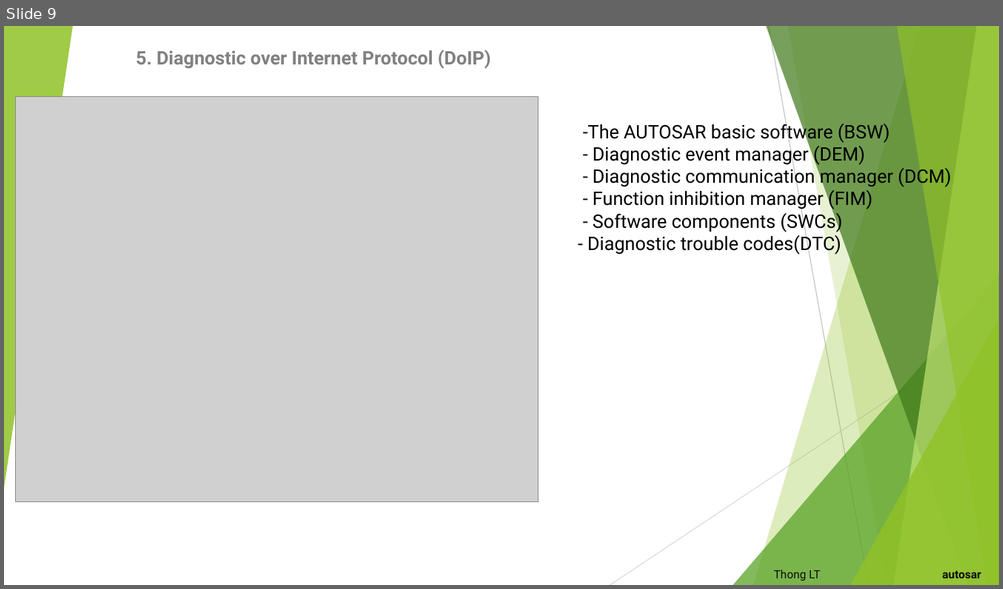
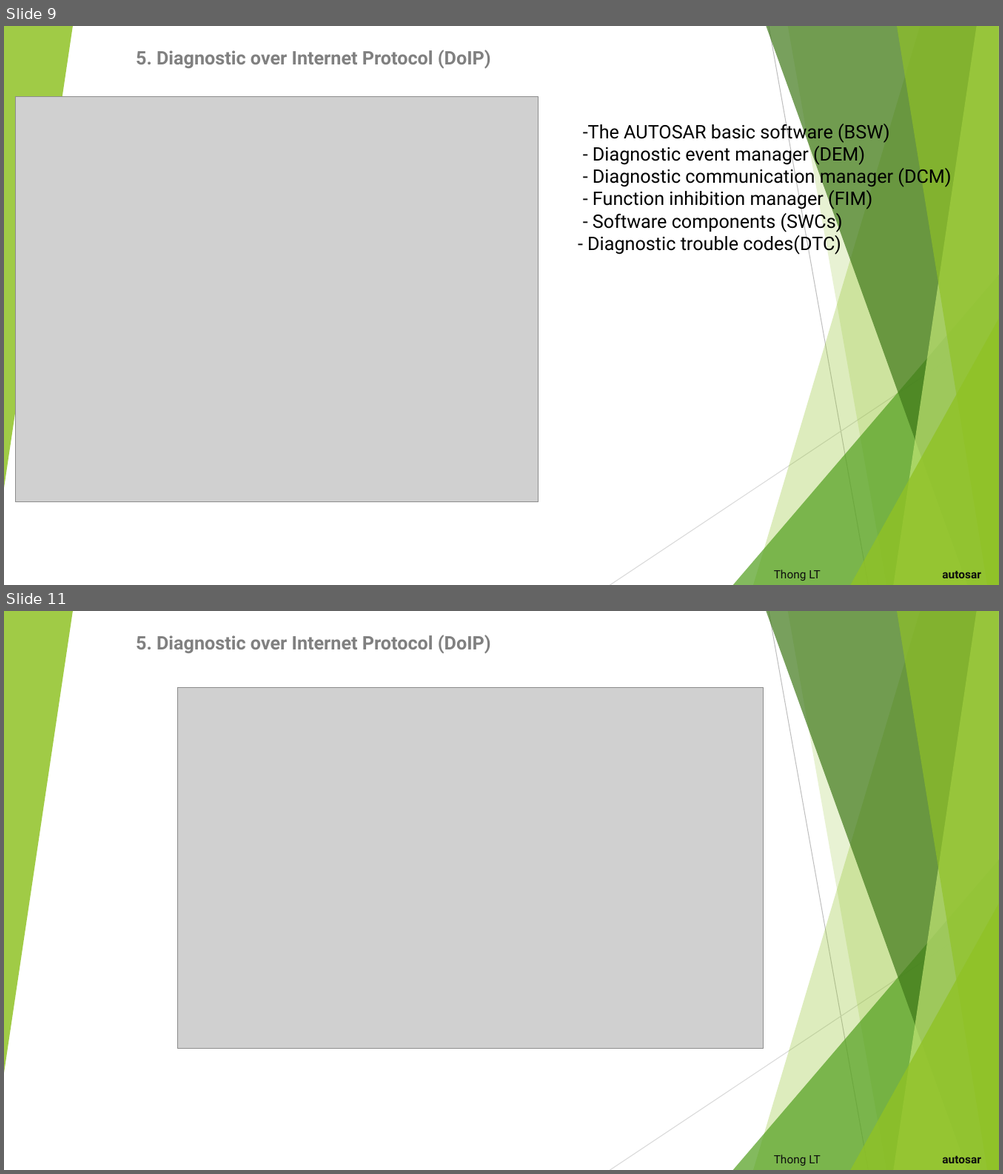
Before and after one commit to letrthong/autosar, a slide deck: Autosar.pptx. Shown one above the other, each under a label of ours: slide 9 before the commit, slides 9 and 11 after it; the slides between them are not shown. The pictures are 1003x589 and 1003x1174 pixels, drawn with LibreOffice and Linux fonts; fonts in the diff are those of the drawing; grey boxes stand for pictures. Boxes give left, top, right and bottom in pixels: in the first picture for what was removed or moved away, otherwise in the second. Text is boxed around its words. In the diff, an @@ line names an element or a change of style, - is before the commit and + after.

```diff
--- a/Autosar.pptx
+++ b/Autosar.pptx
@@ slide 11 added at (x1=4, y1=611, x2=999, y2=1170), background #FFFFFF; not listed: 10 template elements that a slide beside it also shows @@
@@ subtitle added at (x1=136, y1=635, x2=491, y2=653), 18 pt, text #808080, bold @@
+5. Diagnostic over Internet Protocol (DoIP)
@@ picture added at (x1=178, y1=688, x2=763, y2=1050) @@
@@ title added at (x1=774, y1=1155, x2=980, y2=1166), 11 pt, text #0D0D0D @@
+Thong LT autosar
```
Also in this commit, not shown: 1 slide changed, 1 other slide added, 1 other file.
